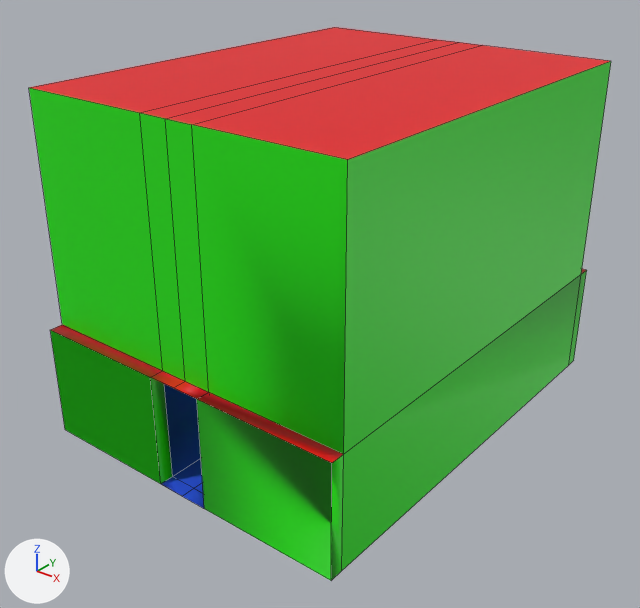
Before and after pictures for a commit that changed the FBX model SferoTestVR/Assets/Art/Models/Rooms/Tall/3x4_Room_Tall.fbx.
One viewpoint serves both versions: a camera (50 mm lens) standing at (426.2, -62.0, 35.6) and looking at (391.1, -18.2, 8.4). The axes (+X, +Y, +Z) are drawn at lower left. The lights are the same throughout. Mesh edges are drawn as thin lines. Where no turn or scale is listed for an object, it has been applied to the vertices.

In view in the first picture: '3x4 Room Tall'.
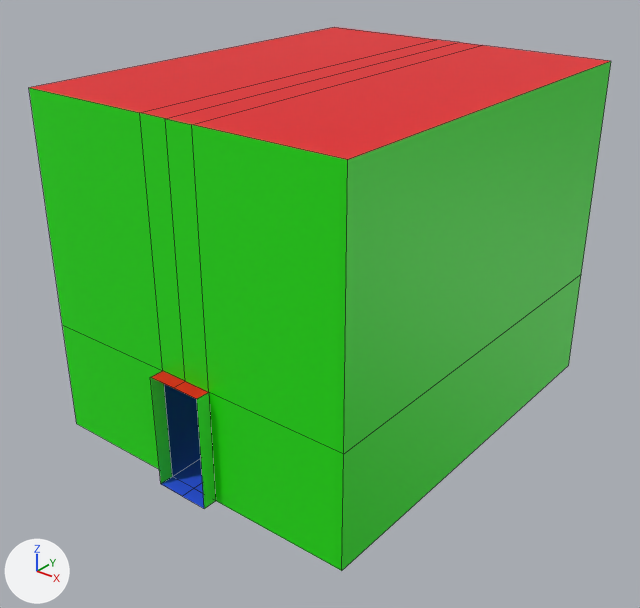
Patch to the scene script:
```diff
--- a/SferoTestVR/Assets/Art/Models/Rooms/Tall/3x4_Room_Tall.fbx.py
+++ b/SferoTestVR/Assets/Art/Models/Rooms/Tall/3x4_Room_Tall.fbx.py
@@ me_cube_041 @@
 me_cube_041.from_pydata(...)  # 50 vertices, 52 faces; spans x -12.0..12.0, y -32.0..0.0, z 0.0..24.0
 # used by ob_3x4_room_tall; location = (391.0, 0.0, 0.0)
 # verts and faces of me_cube_041; kept vertices keep their numbers, new ones are numbered from 50
 # before: 0 (12.0, 0.0, 0.0) at pixel (573, 360), 1 (12.0, 0.0, 8.0) at pixel (586, 270), 4 (-12.0, 0.0, 0.0), 5 (-12.0, 0.0, 8.0), 14 (2.0, 0.0, 0.0)
 # before: 16 (-2.0, 0.0, 0.0), 17 (-2.0, 0.0, 8.0), 19 (2.0, 0.0, 8.0), 21 (12.0, -1.0, 0.0) at pixel (568, 365), 22 (12.0, -1.0, 8.0) at pixel (581, 274)
 # before: 24 (-12.0, -1.0, 0.0), 27 (-12.0, -1.0, 8.0), 29 (-2.0, -1.0, 8.0), 33 (2.0, -1.0, 8.0), 35 (2.0, -1.0, 0.0)
 # before: 39 (-2.0, -1.0, 0.0)
 # before: 2 (12.0, -32.0, 0.0) at pixel (331, 580), 3 (12.0, -32.0, 8.0) at pixel (331, 463), 6 (-12.0, -32.0, 0.0) at pixel (65, 429), 7 (-12.0, -32.0, 8.0) at pixel (50, 329), 8 (-2.0, -32.0, 0.0) at pixel (160, 483)
 # before: 10 (2.0, -32.0, 0.0) at pixel (204, 508), 11 (2.0, -32.0, 8.0) at pixel (196, 399), 13 (-2.0, -32.0, 8.0) at pixel (150, 377), 20 (12.0, -31.0, 0.0) at pixel (341, 570), 23 (12.0, -31.0, 8.0) at pixel (343, 454)
 # before: 25 (-12.0, -31.0, 0.0), 26 (-12.0, -31.0, 8.0) at pixel (62, 324), 28 (-2.0, -31.0, 8.0) at pixel (162, 370), 32 (2.0, -31.0, 8.0) at pixel (208, 392), 34 (2.0, -31.0, 0.0)
 # before: 38 (-2.0, -31.0, 0.0) at pixel (172, 476)
+# me_cube_041 part 1
+delete_vertices([0, 1, 4, 5])  # with the faces that use them
+# me_cube_041 part 2
+delete_vertices([2, 3, 6, 7])  # with the faces that use them
 me_cube_041.materials.append(mat_floor)
```

Changed parts and their boxes [x1, y1, x2, y2] in the pictures (640 x 608 px):
'3x4 Room Tall', reshaped
    before: [29, 27, 611, 580]
    after: [29, 27, 611, 571]
part 1 of me_cube_041, deleted (green)
    before: [569, 269, 587, 364]
part 2 of me_cube_041, deleted (green)
    before: [50, 325, 344, 580]
